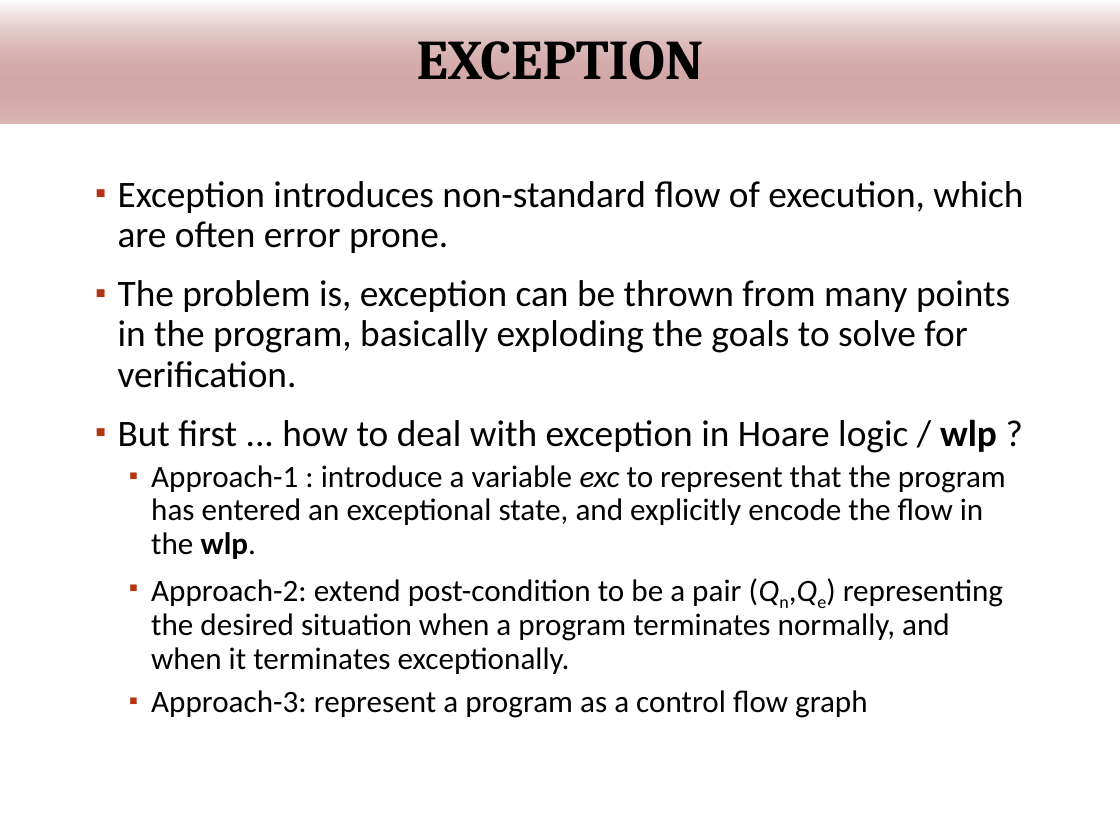
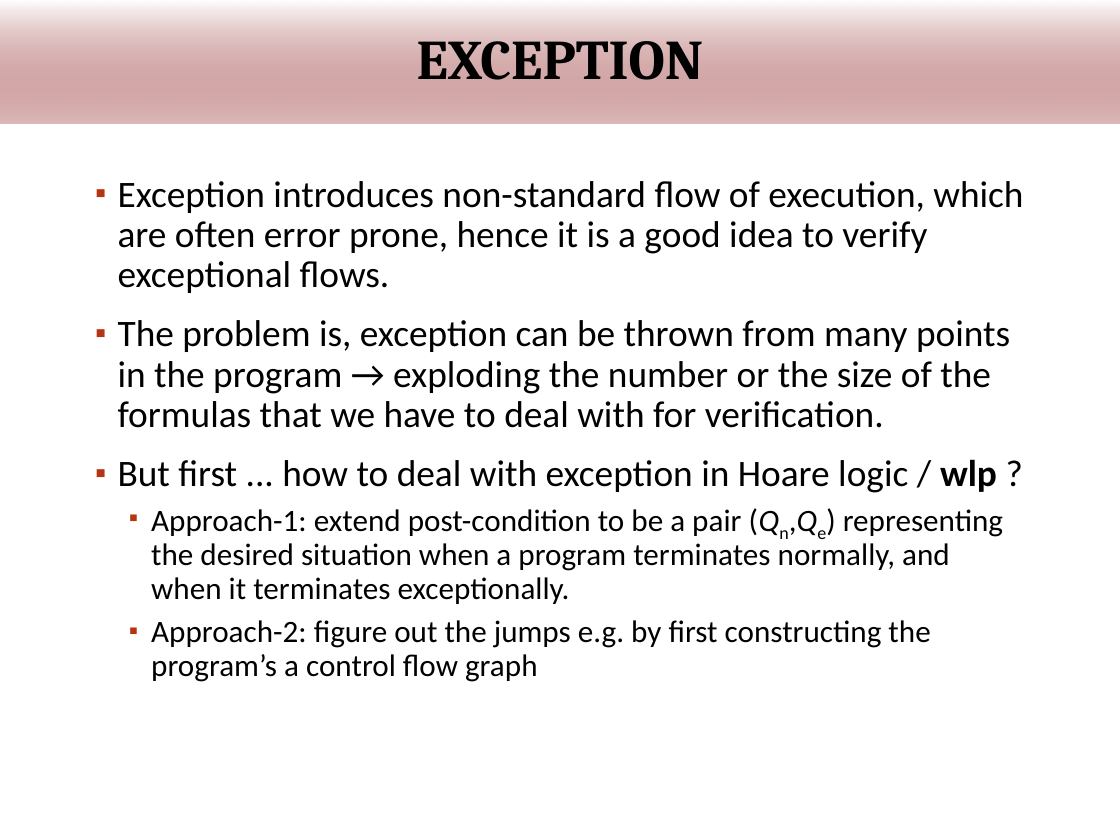
Before and after one commit to wooshrow/infopv, a slide deck: slide 67 of slides/PV_hoare.pptx (slide 64 before the commit). Drawn at 1120x840 pixels with LibreOffice and Linux fonts; fonts in the diff are those of the drawing; background and template pictures are left out. Boxes give left, top, right and bottom in pixels: in the first picture for what was removed or moved away, otherwise in the second. Text is boxed around its words. In the diff, an @@ line names an element or a change of style, - is before the commit and + after.

```diff
--- a/slides/PV_hoare.pptx
+++ b/slides/PV_hoare.pptx
@@ text at [118, 181, 1023, 428]: text changed @@
-▪ Exception introduces non-standard flow of execution, which are often error prone.
-▪ The problem is, exception can be thrown from many points in the program, basically exploding the goals to solve for verification.
+▪ Exception introduces non-standard flow of execution, which are often error prone, hence it is a good idea to verify exceptional flows.
+▪ The problem is, exception can be thrown from many points in the program → exploding the number or the size of the formulas that we have to deal with for verification.
@@ text at [151, 509, 1003, 682]: text changed @@
-  ▪ Approach-1 : introduce a variable exc to represent that the program has entered an exceptional state, and explicitly encode the flow in the wlp.
-  ▪ Approach-2: extend post-condition to be a pair (Qn,Qe) representing the desired situation when a program terminates normally, and when it terminates exceptionally.
-  ▪ Approach-3: represent a program as a control flow graph
+  ▪ Approach-1: extend post-condition to be a pair (Qn,Qe) representing the desired situation when a program terminates normally, and when it terminates exceptionally.
+  ▪ Approach-2: figure out the jumps e.g. by first constructing the program’s a control flow graph
```
Also in this commit, not shown: 5 other slides changed, 1 slide added, 3 slides removed, 1 other file.
